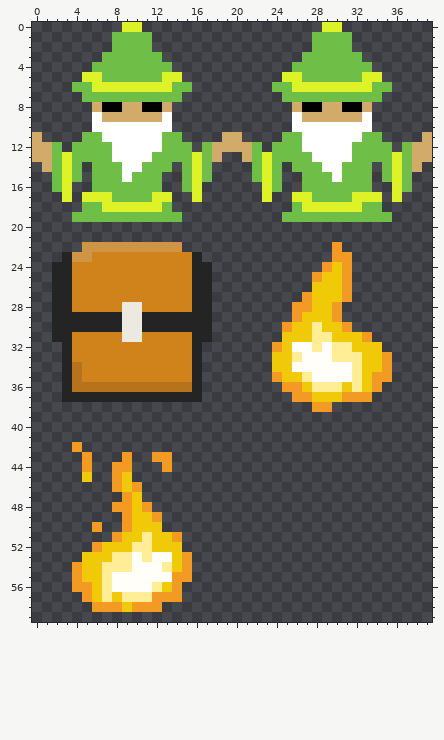
A pixel-art sprite gets an edit: assets/dungeon/dungeonSprites2.png. This is how it looked before the edit.
The file is 40x60 pixels.
After the commit:
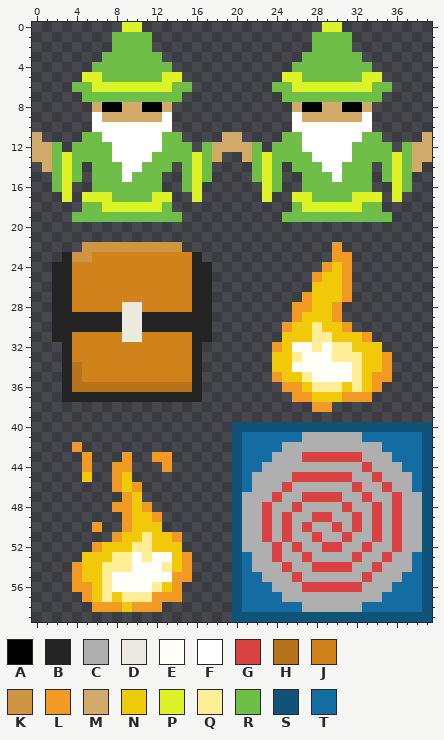
Palette (. is transparent): A #000000  B #242424  C #afafaf  D #ece9e0  E #fffef9  F #ffffff  G #da4141  H #b6731b  J #d0821b  K #d09445  L #f29a23  M #d2aa6a  N #f0ca08  P #def228  Q #ffee96  R #6fbe48  S #115278  T #136da2
Change:
y 40: x 20..39 .................... -> SSSSSSSSSSSSSSSSSSSS
y 41: x 20..39 .................... -> STTTTTTCCCCCCTTTTTTS
y 42: x 20..39 .................... -> STTTTCCCCCCCCCCTTTTS
y 43: x 20..39 .................... -> STTTCCCGGGGGGCCCTTTS
y 44: x 20..39 .................... -> STTCCCCCCCCCCGCCCTTS
y 45: x 20..39 .................... -> STCCCCGGGGGGCCGCCCTS
y 46: x 20..39 .................... -> STCCCGCCCCCCGCCGCCTS
y 47: x 20..39 .................... -> SCCCGCCGGGGCCGCCGCCS
y 48: x 20..39 .................... -> SCCGCCGCCCCGCCGCGCCS
y 49: x 20..39 .................... -> SCCGCGCCGGCCGCGCGCCS
y 50: x 20..39 .................... -> SCCGCGCGCCGCGCGCGCCS
y 51: x 20..39 .................... -> SCCGCGCCGCCGCCGCGCCS
y 52: x 20..39 .................... -> SCCCGCGCCGGCCGCCGCCS
y 53: x 20..39 .................... -> STCCGCCGCCCCGCCGCCTS
y 54: x 20..39 .................... -> STCCCGCCGGGGCCGCCCTS
y 55: x 20..39 .................... -> STTCCCGCCCCCCGCCCTTS
y 56: x 20..39 .................... -> STTTCCCGGGGGGCCCTTTS
y 57: x 20..39 .................... -> STTTTCCCCCCCCCCTTTTS
y 58: x 20..39 .................... -> STTTTTTCCCCCCTTTTTTS
y 59: x 20..39 .................... -> SSSSSSSSSSSSSSSSSSSS
